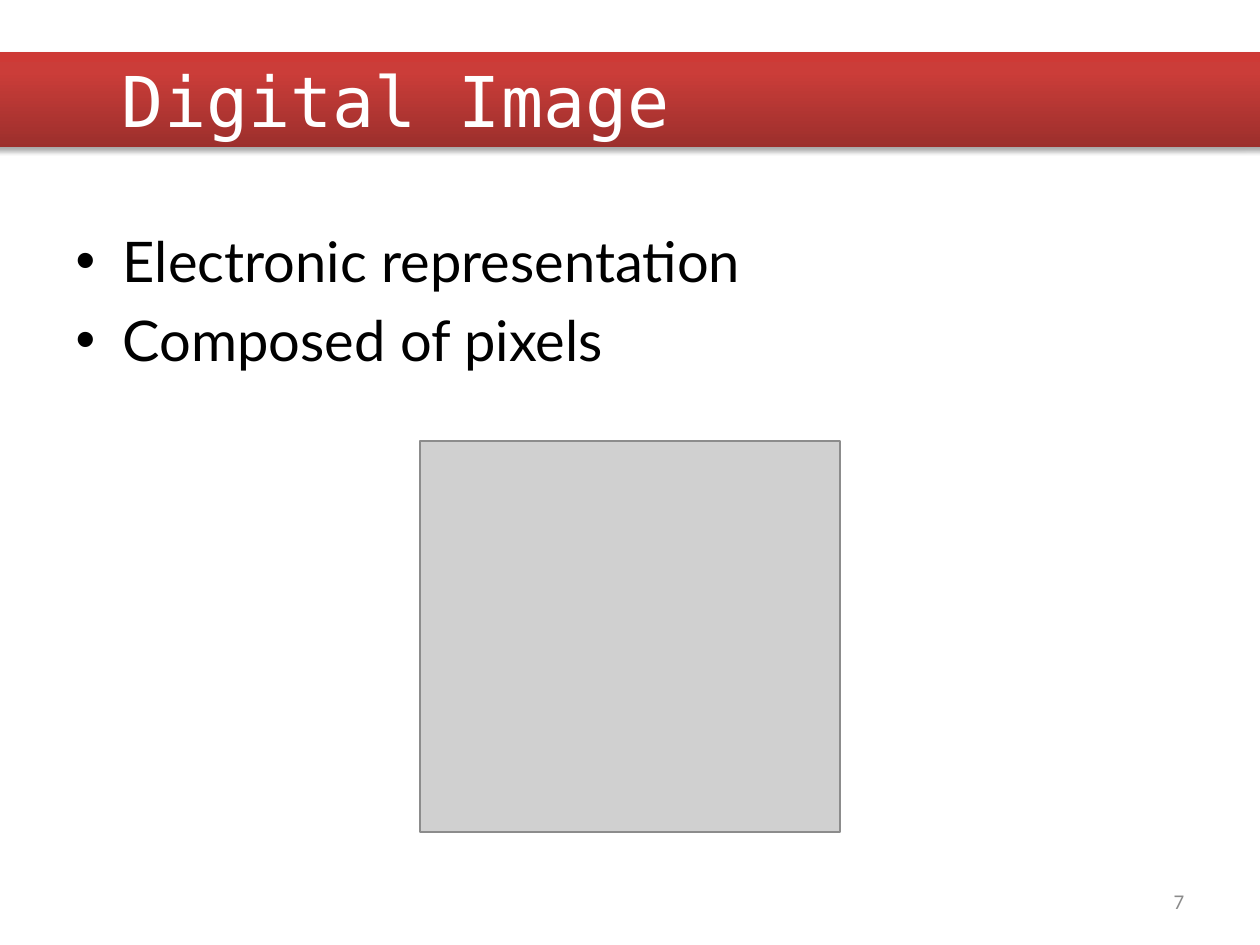
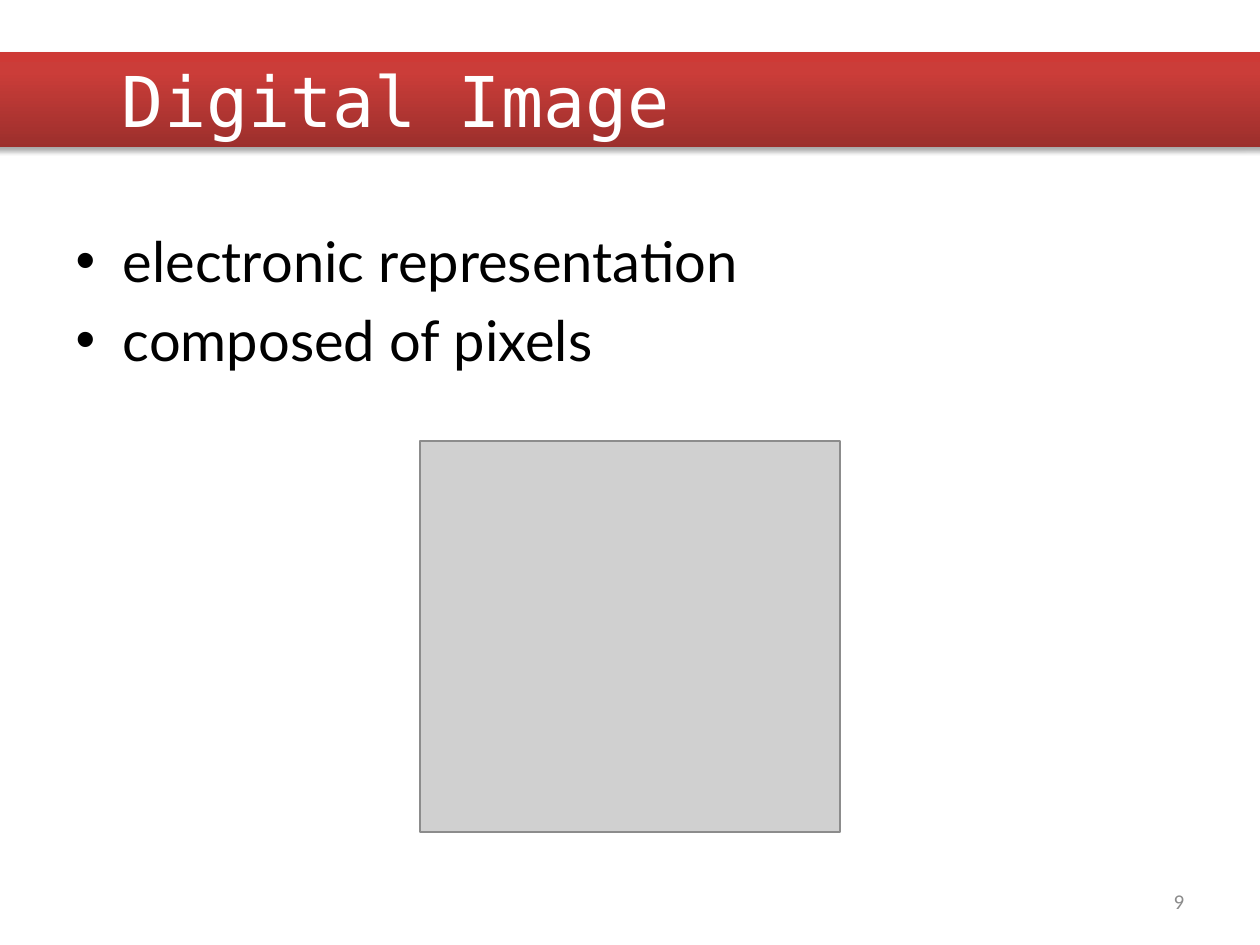
Before and after one commit to dorooobu/Tomato-Classification, a slide deck: slide 9 of Documents/First Presentation.pptx (slide 7 before the commit). Drawn at 1260x945 pixels with LibreOffice and Linux fonts; fonts in the diff are those of the drawing; grey boxes stand for pictures; background and template pictures are left out. Boxes give left, top, right and bottom in pixels: in the first picture for what was removed or moved away, otherwise in the second. Text is boxed around its words. In the diff, an @@ line names an element or a change of style, - is before the commit and + after.

```diff
--- a/Documents/First Presentation.pptx
+++ b/Documents/First Presentation.pptx
@@ text at bbox=[123, 240, 738, 371]: text changed @@
-• Electronic representation
-• Composed of pixels
+• electronic representation
+• composed of pixels
@@ page number at bbox=[1174, 895, 1185, 909]: text changed @@
-7
+9
```
Also in this commit, not shown: 17 other slides changed, 2 slides added.
